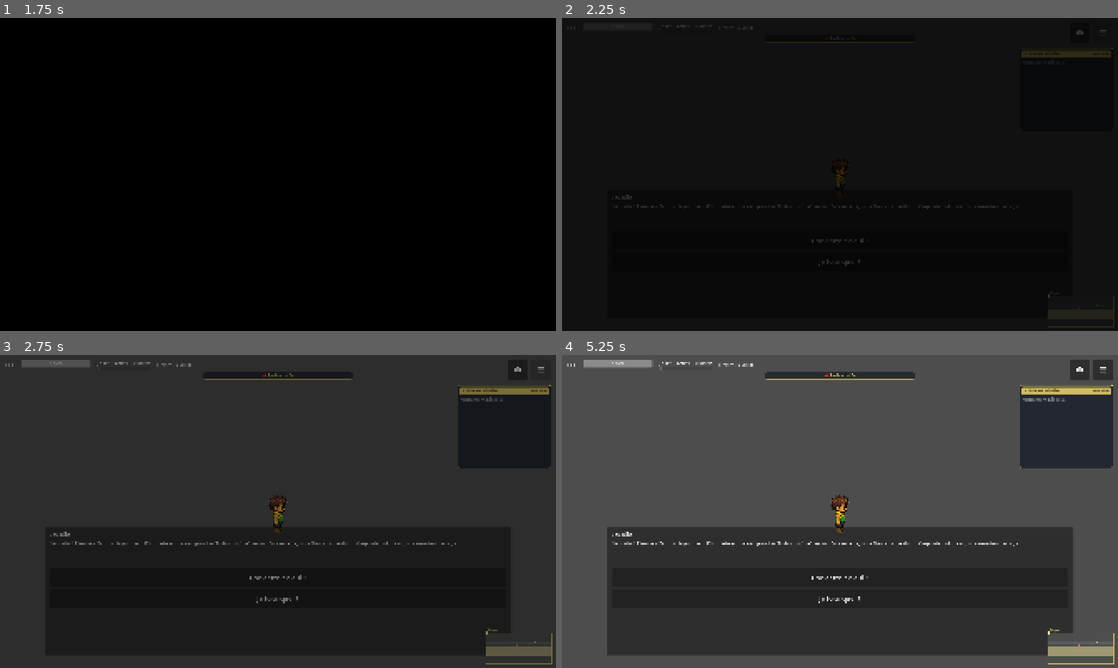
Above: before the commit, frames 1-4 (two rows, left to right).
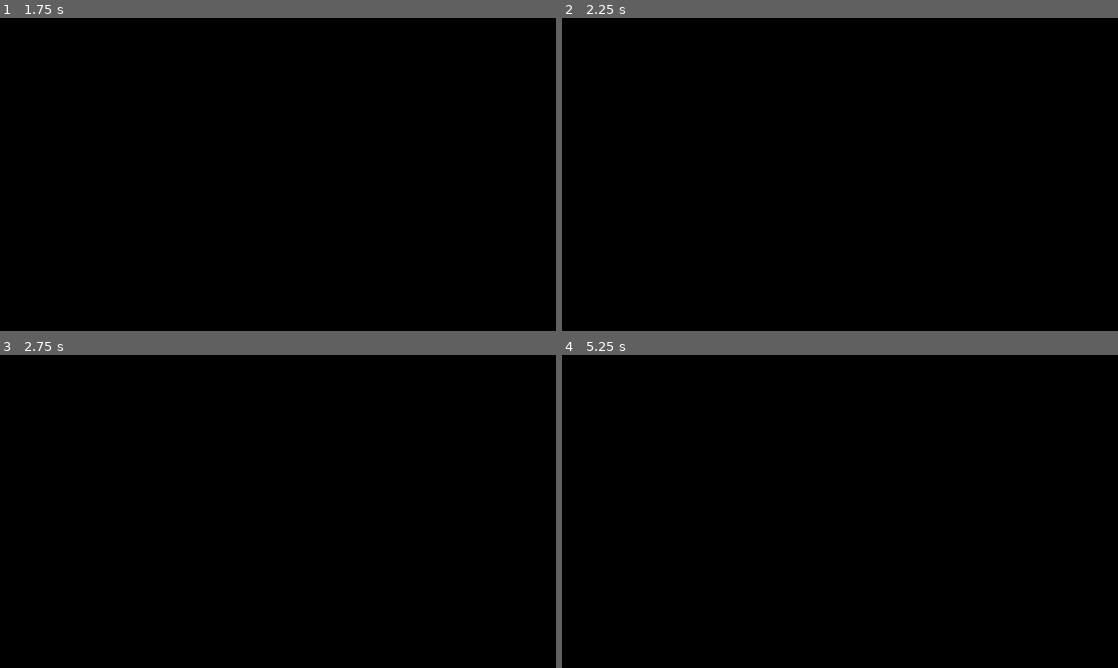
Above: after the commit, the same moments.

Repository: alexandreDavid/rio
Game: Godot game, scene res://scenes/main/Intro.tscn
Two runs of this game, one before a commit and one after it. Both use one fixed random seed, a clock stepped at 60 frames per second and the inputs below.
Inputs (mouse positions are in pixels of both pictures, inside the frame that each line leads up to):
- Up to frame 1 (1.75 s): click "Continuer" at 0.5 s; tap Enter (ui_accept) at 1.25 s; move the mouse to (400, 158) at 1.27 s; hold D (move_right) from 1.28 s (still down); tap P at 1.35 s; click (400, 158) at 1.42 s; tap Space (jump) at 1.52 s; tap C at 1.55 s
- Up to frame 2 (2.25 s): release D (move_right) at 2 s; click (1101, 33) at 2 s, where only the run before the commit has a clickable "☰"
- Up to frame 3 (2.75 s): no input
- Up to frame 4 (5.25 s): click (1079, 370) at 2.75 s, where only the run before the commit has a clickable "📖"; click (840, 577) at 3.5 s, where only the run before the commit has a clickable "Une dette ? À qui ?"; click (840, 599) at 4.25 s, where only the run before the commit has a clickable "Je ferai quoi ?"; click (1006, 411) at 5 s, where only the run before the commit has a clickable "Fechar (J)"

Frame 1 is identical in both runs. In frame 2, 1.9% of the frame differs, in the area x 0-100%, y 1-99%; in frame 3, 90%; in frame 4, 100%, in the area x 0-100%, y 0-100%.

Commit message:
Téléphone mobile : remplace le menu HUD par un overlay smartphone
Phone (scenes/ui/Phone.tscn + scripts/ui/Phone.gd) : CanvasLayer 6,
panneau central 400×680 px en cadre arrondi noir avec bezels :
- Status bar : horloge live + 📶 + 🔋
- 4 apps en grille 2×2 : Taxi (jaune) / Saúde (vert) / Diário (violet)
  / Missões (bleu)
- Back button ← apparaît dans les sub-screens, Close × en permanence
- Home indicator bar en bas
- get_tree().paused = true à l'ouverture (gel le monde)

App Taxi : reprend la logique TaxiUI inline. Liste dynamique des
destinations DistrictManager.available_destinations(), boutons avec
prix, status 'Tu as R$ X en poche', alerte si fonds insuffisants.
Permet de commander un taxi sans aller au TaxiStand.

App Saúde : remplace le CharacterSheet du HUD. Affiche argent, dette
restante, acte, énergie, et les 5 axes de réputation avec progress
bars colorées. Live-refresh sur reputation_changed / debt_paid /
money_changed.

App Diário (📖) et Missões (📋) : ouvrent le JournalUI et MissionBoardUI
existants en redirection (close phone + open external UI).

HUD : bouton 📱 (anciennement ☰) wire toggle_phone via Main.tscn.
Touche P et C ouvrent le téléphone. CharacterSheet du HUD masqué
(plus utilisé directement). MissionBoard et TaxiStand 3D restent
fonctionnels en parallèle.

Diff:
--- a/scenes/main/Main.tscn
+++ b/scenes/main/Main.tscn
@@ -14,6 +14,7 @@
 [ext_resource type="PackedScene" path="res://scenes/ui/JournalUI.tscn" id="11_journal"]
 [ext_resource type="PackedScene" path="res://scenes/ui/IntroFade.tscn" id="13_fade"]
 [ext_resource type="PackedScene" path="res://scenes/ui/ObjectiveBanner.tscn" id="14_banner"]
+[ext_resource type="PackedScene" path="res://scenes/ui/Phone.tscn" id="15_phone"]
 
 [node name="Main" type="Node"]
 script = ExtResource("1_boot")
@@ -49,3 +50,5 @@
 [node name="JournalUI" parent="." instance=ExtResource("11_journal")]
 
 [node name="IntroFade" parent="." instance=ExtResource("13_fade")]
+
+[node name="Phone" parent="." instance=ExtResource("15_phone")]
--- a/scenes/ui/HUD.tscn
+++ b/scenes/ui/HUD.tscn
@@ -61,9 +61,9 @@
 offset_top = 16.0
 offset_right = -16.0
 offset_bottom = 88.0
-text = "☰"
+text = "📱"
 theme_override_font_sizes/font_size = 32
-tooltip_text = "Caractéristiques (C)"
+tooltip_text = "Téléphone (P)"
 
 [node name="JournalButton" type="Button" parent="."]
 anchor_left = 1.0
--- /dev/null
+++ b/scenes/ui/Phone.tscn
@@ -0,0 +1,277 @@
+[gd_scene load_steps=8 format=3]
+
+[ext_resource type="Script" path="res://scripts/ui/Phone.gd" id="1_phone"]
+
+[sub_resource type="StyleBoxFlat" id="FrameStyle"]
+bg_color = Color(0.1, 0.1, 0.13, 1)
+border_width_left = 6
+border_width_top = 6
+border_width_right = 6
+border_width_bottom = 6
+border_color = Color(0.18, 0.18, 0.22, 1)
+corner_radius_top_left = 28
+corner_radius_top_right = 28
+corner_radius_bottom_right = 28
+corner_radius_bottom_left = 28
+shadow_color = Color(0, 0, 0, 0.7)
+shadow_size = 16
+
+[sub_resource type="StyleBoxFlat" id="StatusBarStyle"]
+bg_color = Color(0.18, 0.18, 0.22, 1)
+corner_radius_top_left = 22
+corner_radius_top_right = 22
+
+[sub_resource type="StyleBoxFlat" id="AppButtonStyle"]
+bg_color = Color(0.95, 0.85, 0.4, 1)
+corner_radius_top_left = 16
+corner_radius_top_right = 16
+corner_radius_bottom_right = 16
+corner_radius_bottom_left = 16
+
+[sub_resource type="StyleBoxFlat" id="AppButtonStyleStats"]
+bg_color = Color(0.55, 0.95, 0.55, 1)
+corner_radius_top_left = 16
+corner_radius_top_right = 16
+corner_radius_bottom_right = 16
+corner_radius_bottom_left = 16
+
+[sub_resource type="StyleBoxFlat" id="AppButtonStyleJournal"]
+bg_color = Color(0.85, 0.55, 0.95, 1)
+corner_radius_top_left = 16
+corner_radius_top_right = 16
+corner_radius_bottom_right = 16
+corner_radius_bottom_left = 16
+
+[sub_resource type="StyleBoxFlat" id="AppButtonStyleMissions"]
+bg_color = Color(0.4, 0.65, 0.95, 1)
+corner_radius_top_left = 16
+corner_radius_top_right = 16
+corner_radius_bottom_right = 16
+corner_radius_bottom_left = 16
+
+[node name="Phone" type="CanvasLayer"]
+layer = 6
+script = ExtResource("1_phone")
+
+[node name="Backdrop" type="ColorRect" parent="."]
+anchor_right = 1.0
+anchor_bottom = 1.0
+color = Color(0, 0, 0, 0.55)
+
+[node name="Frame" type="Panel" parent="."]
+anchor_left = 0.5
+anchor_top = 0.5
+anchor_right = 0.5
+anchor_bottom = 0.5
+offset_left = -200.0
+offset_top = -340.0
+offset_right = 200.0
+offset_bottom = 340.0
+theme_override_styles/panel = SubResource("FrameStyle")
+
+[node name="StatusBar" type="Panel" parent="Frame"]
+offset_left = 6.0
+offset_top = 6.0
+offset_right = 394.0
+offset_bottom = 38.0
+theme_override_styles/panel = SubResource("StatusBarStyle")
+
+[node name="Clock" type="Label" parent="Frame/StatusBar"]
+anchor_right = 1.0
+anchor_bottom = 1.0
+offset_left = 16.0
+text = "10:00"
+vertical_alignment = 1
+theme_override_font_sizes/font_size = 13
+theme_override_colors/font_color = Color(0.95, 0.95, 0.92, 1)
+
+[node name="Signal" type="Label" parent="Frame/StatusBar"]
+anchor_left = 1.0
+anchor_right = 1.0
+anchor_bottom = 1.0
+offset_left = -90.0
+offset_right = -42.0
+text = "📶"
+vertical_alignment = 1
+horizontal_alignment = 2
+theme_override_font_sizes/font_size = 13
+
+[node name="Battery" type="Label" parent="Frame/StatusBar"]
+anchor_left = 1.0
+anchor_right = 1.0
+anchor_bottom = 1.0
+offset_left = -36.0
+offset_right = -12.0
+text = "🔋"
+vertical_alignment = 1
+horizontal_alignment = 2
+theme_override_font_sizes/font_size = 13
+
+[node name="Screens" type="Control" parent="Frame"]
+anchor_right = 1.0
+anchor_bottom = 1.0
+offset_left = 16.0
+offset_top = 50.0
+offset_right = -16.0
+offset_bottom = -60.0
+mouse_filter = 2
+
+[node name="Home" type="Control" parent="Frame/Screens"]
+anchor_right = 1.0
+anchor_bottom = 1.0
+mouse_filter = 2
+
+[node name="Title" type="Label" parent="Frame/Screens/Home"]
+offset_top = 8.0
+offset_right = 368.0
+offset_bottom = 36.0
+text = "Rio Mobile"
+horizontal_alignment = 1
+theme_override_font_sizes/font_size = 18
+theme_override_colors/font_color = Color(0.95, 0.92, 0.85, 1)
+
+[node name="Subtitle" type="Label" parent="Frame/Screens/Home"]
+offset_top = 36.0
+offset_right = 368.0
+offset_bottom = 56.0
+text = "carioca edition"
+horizontal_alignment = 1
+theme_override_font_sizes/font_size = 11
+theme_override_colors/font_color = Color(0.6, 0.6, 0.65, 1)
+
+[node name="Grid" type="GridContainer" parent="Frame/Screens/Home"]
+offset_top = 80.0
+offset_right = 368.0
+offset_bottom = 480.0
+columns = 2
+theme_override_constants/h_separation = 24
+theme_override_constants/v_separation = 24
+
+[node name="Taxi" type="Button" parent="Frame/Screens/Home/Grid"]
+custom_minimum_size = Vector2(150, 150)
+text = "🚕
+Taxi"
+theme_override_styles/normal = SubResource("AppButtonStyle")
+theme_override_styles/hover = SubResource("AppButtonStyle")
+theme_override_styles/pressed = SubResource("AppButtonStyle")
+theme_override_font_sizes/font_size = 24
+theme_override_colors/font_color = Color(0.18, 0.14, 0.1, 1)
+
+[node name="Stats" type="Button" parent="Frame/Screens/Home/Grid"]
+custom_minimum_size = Vector2(150, 150)
+text = "💪
+Saúde"
+theme_override_styles/normal = SubResource("AppButtonStyleStats")
+theme_override_styles/hover = SubResource("AppButtonStyleStats")
+theme_override_styles/pressed = SubResource("AppButtonStyleStats")
+theme_override_font_sizes/font_size = 24
+theme_override_colors/font_color = Color(0.12, 0.18, 0.12, 1)
+
+[node name="Journal" type="Button" parent="Frame/Screens/Home/Grid"]
+custom_minimum_size = Vector2(150, 150)
+text = "📖
+Diário"
+theme_override_styles/normal = SubResource("AppButtonStyleJournal")
+theme_override_styles/hover = SubResource("AppButtonStyleJournal")
+theme_override_styles/pressed = SubResource("AppButtonStyleJournal")
+theme_override_font_sizes/font_size = 24
+theme_override_colors/font_color = Color(0.18, 0.12, 0.18, 1)
+
+[node name="Missions" type="Button" parent="Frame/Screens/Home/Grid"]
+custom_minimum_size = Vector2(150, 150)
+text = "📋
+Missões"
+theme_override_styles/normal = SubResource("AppButtonStyleMissions")
+theme_override_styles/hover = SubResource("AppButtonStyleMissions")
+theme_override_styles/pressed = SubResource("AppButtonStyleMissions")
+theme_override_font_sizes/font_size = 24
+theme_override_colors/font_color = Color(0.12, 0.18, 0.22, 1)
+
+[node name="Taxi" type="Control" parent="Frame/Screens"]
+visible = false
+anchor_right = 1.0
+anchor_bottom = 1.0
+
+[node name="Header" type="Label" parent="Frame/Screens/Taxi"]
+offset_top = 8.0
+offset_right = 368.0
+offset_bottom = 36.0
+text = "🚕 Taxi"
+horizontal_alignment = 1
+theme_override_font_sizes/font_size = 18
+theme_override_colors/font_color = Color(0.95, 0.85, 0.4, 1)
+
+[node name="Status" type="Label" parent="Frame/Screens/Taxi"]
+offset_top = 40.0
+offset_right = 368.0
+offset_bottom = 60.0
+text = ""
+horizontal_alignment = 1
+theme_override_font_sizes/font_size = 12
+theme_override_colors/font_color = Color(0.95, 0.92, 0.85, 1)
+
+[node name="Scroll" type="ScrollContainer" parent="Frame/Screens/Taxi"]
+offset_top = 70.0
+offset_right = 368.0
+offset_bottom = 480.0
+
+[node name="Box" type="VBoxContainer" parent="Frame/Screens/Taxi/Scroll"]
+custom_minimum_size = Vector2(360, 0)
+theme_override_constants/separation = 6
+
+[node name="Stats" type="Control" parent="Frame/Screens"]
+visible = false
+anchor_right = 1.0
+anchor_bottom = 1.0
+
+[node name="Header" type="Label" parent="Frame/Screens/Stats"]
+offset_top = 8.0
+offset_right = 368.0
+offset_bottom = 36.0
+text = "💪 Saúde"
+horizontal_alignment = 1
+theme_override_font_sizes/font_size = 18
+theme_override_colors/font_color = Color(0.55, 0.95, 0.55, 1)
+
+[node name="Scroll" type="ScrollContainer" parent="Frame/Screens/Stats"]
+offset_top = 50.0
+offset_right = 368.0
+offset_bottom = 480.0
+
+[node name="Box" type="VBoxContainer" parent="Frame/Screens/Stats/Scroll"]
+custom_minimum_size = Vector2(360, 0)
+theme_override_constants/separation = 8
+
+[node name="HomeIndicator" type="ColorRect" parent="Frame"]
+anchor_left = 0.5
+anchor_right = 0.5
+anchor_top = 1.0
+anchor_bottom = 1.0
+offset_left = -50.0
+offset_top = -22.0
+offset_right = 50.0
+offset_bottom = -16.0
+color = Color(0.95, 0.92, 0.85, 0.85)
+
+[node name="BackButton" type="Button" parent="Frame"]
+visible = false
+offset_left = 16.0
+offset_top = 50.0
+offset_right = 50.0
+offset_bottom = 80.0
+text = "←"
+flat = true
+theme_override_font_sizes/font_size = 22
+theme_override_colors/font_color = Color(0.95, 0.92, 0.85, 1)
+
+[node name="CloseButton" type="Button" parent="Frame"]
+anchor_left = 1.0
+anchor_right = 1.0
+offset_left = -50.0
+offset_top = 50.0
+offset_right = -16.0
+offset_bottom = 80.0
+text = "✕"
+flat = true
+theme_override_font_sizes/font_size = 18
+theme_override_colors/font_color = Color(0.95, 0.92, 0.85, 1)
--- a/scripts/ui/HUD.gd
+++ b/scripts/ui/HUD.gd
@@ -49,11 +49,11 @@
 	if stock_label:
 		stock_label.hide()
 	if character_sheet:
-		character_sheet.hide()
+		character_sheet.hide()  # remplacé par l'app Saúde du téléphone
 	if menu_button:
-		menu_button.pressed.connect(_toggle_character_sheet)
+		menu_button.pressed.connect(_toggle_phone)
 	if close_sheet_button:
-		close_sheet_button.pressed.connect(_toggle_character_sheet)
+		close_sheet_button.pressed.connect(_toggle_phone)
 	if journal_button:
 		journal_button.pressed.connect(_toggle_journal)
 	_init_abilities()
@@ -62,17 +62,16 @@
 	if not (event is InputEventKey) or not event.pressed or event.echo:
 		return
 	var key: int = event.physical_keycode
-	if key == KEY_C:
-		_toggle_character_sheet()
+	# P : ouvre / ferme le téléphone (bouton 📱 du HUD).
+	# C : raccourci historique vers la fiche perso → ouvre maintenant l'app Saúde du téléphone.
+	if key == KEY_P or key == KEY_C:
+		_toggle_phone()
 		get_viewport().set_input_as_handled()
-	elif key == KEY_ESCAPE and character_sheet and character_sheet.visible:
-		character_sheet.hide()
-		get_viewport().set_input_as_handled()
-
-func _toggle_character_sheet() -> void:
-	if character_sheet == null:
-		return
-	character_sheet.visible = not character_sheet.visible
+
+func _toggle_phone() -> void:
+	var phone: Node = get_tree().current_scene.get_node_or_null("Phone")
+	if phone and phone.has_method("toggle"):
+		phone.toggle()
 
 func _toggle_journal() -> void:
 	var journal: Node = get_tree().current_scene.get_node_or_null("JournalUI")
--- /dev/null
+++ b/scripts/ui/Phone.gd
@@ -0,0 +1,243 @@
+extends CanvasLayer
+
+# Téléphone mobile — overlay style smartphone qui remplace le menu simple
+# du HUD. Plusieurs apps : Taxi (commande à distance), Saúde (stats /
+# réputation / argent / dette), Journal et Missões (placeholders ouvrant
+# les UIs existantes).
+
+const REP_AXIS_NAMES: Array[String] = ["CIVIC", "POLICE", "STREET", "TOURIST", "CHARISMA"]
+const REP_AXIS_LABELS: Dictionary = {
+	"CIVIC":    "Respect",
+	"POLICE":   "Police",
+	"STREET":   "Voyou",
+	"TOURIST":  "Touristes",
+	"CHARISMA": "Charisme",
+}
+const REP_AXIS_COLORS: Dictionary = {
+	"CIVIC":    Color(0.55, 0.85, 0.55),
+	"POLICE":   Color(0.4, 0.6, 0.95),
+	"STREET":   Color(0.9, 0.55, 0.3),
+	"TOURIST":  Color(0.95, 0.85, 0.35),
+	"CHARISMA": Color(0.85, 0.45, 0.85),
+}
+
+@onready var backdrop: ColorRect = $Backdrop
+@onready var frame: Panel = $Frame
+@onready var clock_label: Label = $Frame/StatusBar/Clock
+@onready var home_screen: Control = $Frame/Screens/Home
+@onready var taxi_screen: Control = $Frame/Screens/Taxi
+@onready var stats_screen: Control = $Frame/Screens/Stats
+@onready var taxi_list: VBoxContainer = $Frame/Screens/Taxi/Scroll/Box
+@onready var taxi_status: Label = $Frame/Screens/Taxi/Status
+@onready var stats_box: VBoxContainer = $Frame/Screens/Stats/Scroll/Box
+@onready var back_button: Button = $Frame/BackButton
+@onready var close_button: Button = $Frame/CloseButton
+
+# App home screen buttons
+@onready var app_taxi: Button = $Frame/Screens/Home/Grid/Taxi
+@onready var app_stats: Button = $Frame/Screens/Home/Grid/Stats
+@onready var app_journal: Button = $Frame/Screens/Home/Grid/Journal
+@onready var app_missions: Button = $Frame/Screens/Home/Grid/Missions
+
+func _ready() -> void:
+	visible = false
+	# Wire app icons.
+	if app_taxi:
+		app_taxi.pressed.connect(func(): _show_screen("taxi"))
+	if app_stats:
+		app_stats.pressed.connect(func(): _show_screen("stats"))
+	if app_journal:
+		app_journal.pressed.connect(_open_journal)
+	if app_missions:
+		app_missions.pressed.connect(_open_missions)
+	if back_button:
+		back_button.pressed.connect(func(): _show_screen("home"))
+	if close_button:
+		close_button.pressed.connect(close)
+	# Listeners pour live refresh quand le téléphone est ouvert.
+	EventBus.money_changed.connect(_on_money_changed)
+	EventBus.reputation_changed.connect(_on_rep_changed)
+	EventBus.debt_paid.connect(_on_debt_changed)
+	# Met à jour l'horloge au moment de l'ouverture.
+
+func _process(_delta: float) -> void:
+	if visible and clock_label:
+		var t: Dictionary = Time.get_time_dict_from_system()
+		clock_label.text = "%02d:%02d" % [t.hour, t.minute]
+
+# ------------------------------------------------------------------
+# Open / close
+# ------------------------------------------------------------------
+
+func toggle() -> void:
+	if visible:
+		close()
+	else:
+		open()
+
+func open() -> void:
+	visible = true
+	_show_screen("home")
+	get_tree().paused = true
+
+func close() -> void:
+	visible = false
+	get_tree().paused = false
+
+# ------------------------------------------------------------------
+# Screens
+# ------------------------------------------------------------------
+
+func _show_screen(name: String) -> void:
+	home_screen.visible = (name == "home")
+	taxi_screen.visible = (name == "taxi")
+	stats_screen.visible = (name == "stats")
+	if back_button:
+		back_button.visible = (name != "home")
+	if name == "taxi":
+		_refresh_taxi()
+	elif name == "stats":
+		_refresh_stats()
+
+# ------------------------------------------------------------------
+# Taxi app
+# ------------------------------------------------------------------
+
+func _refresh_taxi() -> void:
+	if taxi_list == null:
+		return
+	for child in taxi_list.get_children():
+		child.queue_free()
+	for id in DistrictManager.available_destinations():
+		var btn: Button = Button.new()
+		var fare: int = DistrictManager.get_fare(id)
+		var label: String = DistrictManager.get_label(id)
+		btn.text = ("%s  ·  R$ %d" % [label, fare]) if fare > 0 else label
+		btn.alignment = HORIZONTAL_ALIGNMENT_LEFT
+		btn.add_theme_font_size_override("font_size", 13)
+		btn.pressed.connect(func(): _on_taxi_pressed(id))
+		taxi_list.add_child(btn)
+	_update_taxi_status()
+
+func _on_taxi_pressed(district_id: String) -> void:
+	if DistrictManager.travel_to(district_id):
+		close()
+	else:
+		var fare: int = DistrictManager.get_fare(district_id)
+		if taxi_status:
+			taxi_status.text = "Pas assez (R$ %d requis)" % fare
+			taxi_status.modulate = Color(0.95, 0.4, 0.4, 1)
+
+func _update_taxi_status() -> void:
+	if taxi_status == null:
+		return
+	var money: int = _get_money()
+	taxi_status.text = "Tu as R$ %d en poche" % money
+	taxi_status.modulate = Color(0.95, 0.92, 0.85, 1)
+
+func _on_money_changed(_amount: int) -> void:
+	if visible and taxi_screen.visible:
+		_update_taxi_status()
+	if visible and stats_screen.visible:
+		_refresh_stats()
+
+# ------------------------------------------------------------------
+# Stats / Saúde app
+# ------------------------------------------------------------------
+
+func _refresh_stats() -> void:
+	if stats_box == null:
+		return
+	for child in stats_box.get_children():
+		child.queue_free()
+	# Argent + dette
+	_add_stat_label("💰 Argent", "R$ %d" % _get_money(), Color(0.95, 0.85, 0.4))
+	_add_stat_label("💸 Dette consortium", "R$ %d" % CampaignManager.debt_remaining(), Color(0.95, 0.55, 0.45))
+	# Acte courant
+	_add_stat_label("🎬 Acte", str(CampaignManager.current_act), Color(0.85, 0.85, 0.95))
+	# Stamina
+	var stam: Stamina = _get_stamina()
+	if stam:
+		_add_stat_label("⚡ Énergie", "%d / %d" % [int(stam.current), int(stam.max_value)], Color(0.55, 0.95, 0.55))
+	# Séparateur
+	var sep: HSeparator = HSeparator.new()
+	stats_box.add_child(sep)
+	# Réputation 5 axes avec barres
+	for axis_name in REP_AXIS_NAMES:
+		var axis_int: int = ReputationSystem.Axis.get(axis_name)
+		var value: int = ReputationSystem.get_value(axis_int)
+		_add_rep_row(axis_name, value)
+
+func _add_stat_label(prefix: String, value: String, color: Color) -> void:
+	var row: HBoxContainer = HBoxContainer.new()
+	var l1: Label = Label.new()
+	l1.text = prefix
+	l1.custom_minimum_size = Vector2(160, 0)
+	l1.add_theme_color_override("font_color", Color(0.92, 0.92, 0.95, 1))
+	row.add_child(l1)
+	var l2: Label = Label.new()
+	l2.text = value
+	l2.add_theme_color_override("font_color", color)
+	row.add_child(l2)
+	stats_box.add_child(row)
+
+func _add_rep_row(axis_name: String, value: int) -> void:
+	var row: HBoxContainer = HBoxContainer.new()
+	row.add_theme_constant_override("separation", 8)
+	var name_label: Label = Label.new()
+	name_label.text = REP_AXIS_LABELS.get(axis_name, axis_name)
+	name_label.custom_minimum_size = Vector2(80, 0)
+	row.add_child(name_label)
+	var bar: ProgressBar = ProgressBar.new()
+	bar.min_value = -100.0
+	bar.max_value = 100.0
+	bar.value = float(value)
+	bar.show_percentage = false
+	bar.custom_minimum_size = Vector2(120, 14)
+	bar.modulate = REP_AXIS_COLORS.get(axis_name, Color.WHITE)
+	row.add_child(bar)
+	var val_label: Label = Label.new()
+	val_label.text = str(value)
+	val_label.custom_minimum_size = Vector2(36, 0)
+	val_label.horizontal_alignment = HORIZONTAL_ALIGNMENT_RIGHT
+	row.add_child(val_label)
+	stats_box.add_child(row)
+
+func _on_rep_changed(_axis: int, _value: int) -> void:
+	if visible and stats_screen.visible:
+		_refresh_stats()
+
+func _on_debt_changed(_amount: int, _remaining: int) -> void:
+	if visible and stats_screen.visible:
+		_refresh_stats()
+
+# ------------------------------------------------------------------
+# Helpers
+# ------------------------------------------------------------------
+
+func _get_money() -> int:
+	if GameManager.player == null:
+		return 0
+	var inv: Inventory = GameManager.player.get_node_or_null("Inventory") as Inventory
+	return inv.money if inv else 0
+
+func _get_stamina() -> Stamina:
+	if GameManager.player == null:
+		return null
+	return GameManager.player.get_node_or_null("Stamina") as Stamina
+
+# ------------------------------------------------------------------
+# Apps externes (réutilisent les UIs existantes)
+# ------------------------------------------------------------------
+
+func _open_journal() -> void:
+	close()
+	var journal: Node = get_tree().current_scene.get_node_or_null("JournalUI")
+	if journal and journal.has_method("toggle"):
+		journal.toggle()
+
+func _open_missions() -> void:
+	close()
+	var missions: Node = get_tree().current_scene.get_node_or_null("MissionBoardUI")
+	if missions and missions.has_method("open"):
+		missions.open()
Not shown: 1 places in scenes/main/Main.tscn that only renumber resources
